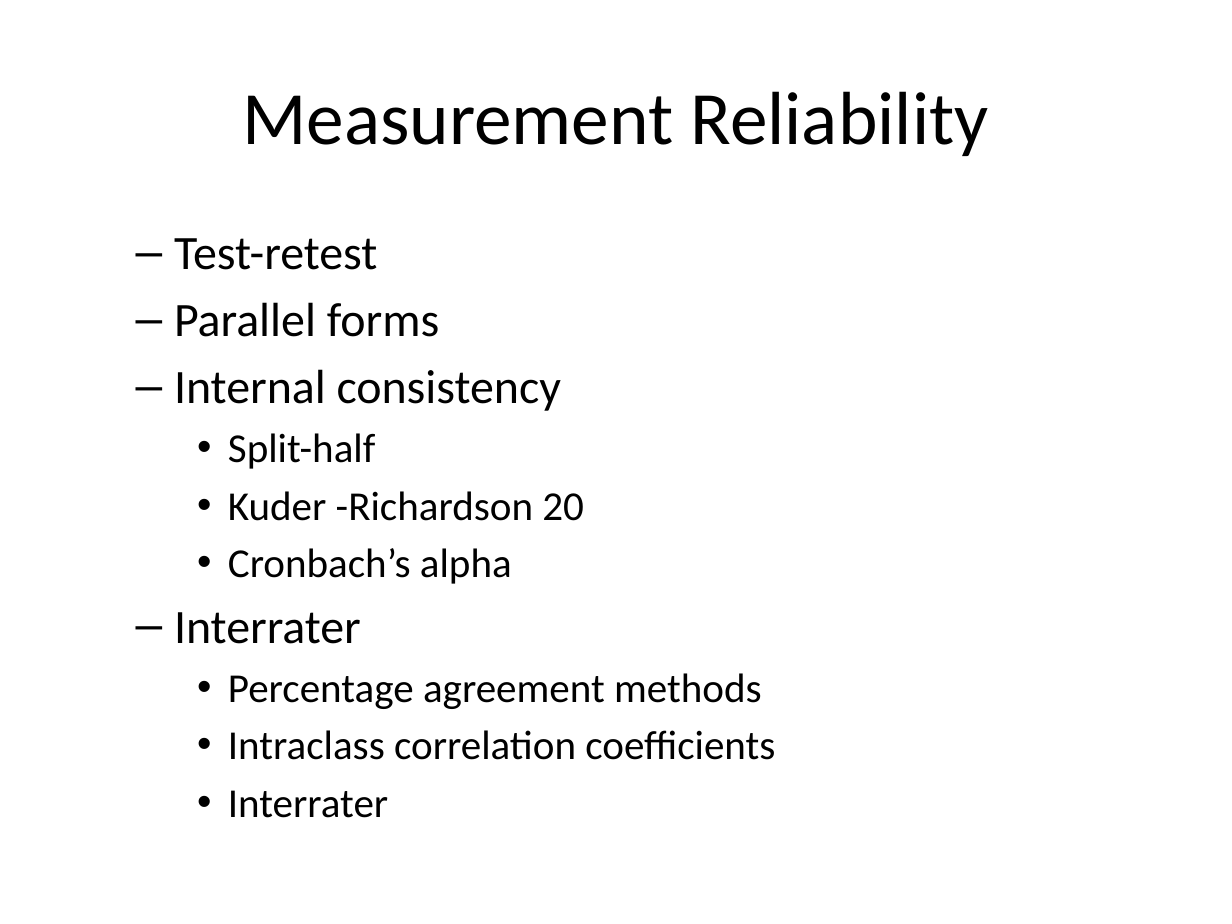
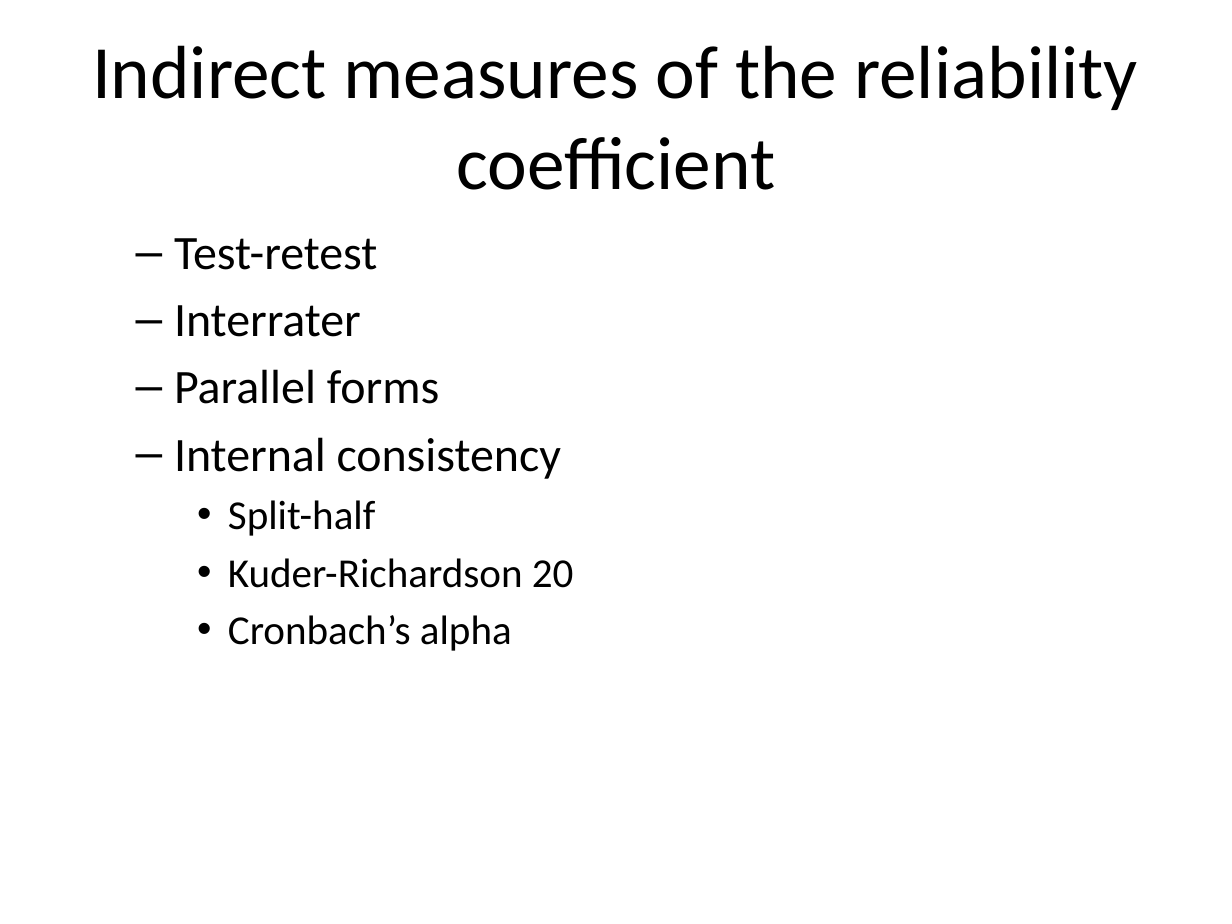
Before and after one commit to classes-medb/5510, a slide deck: slide 10 of doc/video-09-validity.pptx (slide 16 before the commit). Drawn at 1232x924 pixels with LibreOffice and Linux fonts; fonts in the diff are those of the drawing. Boxes give left, top, right and bottom in pixels: in the first picture for what was removed or moved away, otherwise in the second. Text is boxed around its words. In the diff, an @@ line names an element or a change of style, - is before the commit and + after.

```diff
--- a/doc/video-09-validity.pptx
+++ b/doc/video-09-validity.pptx
@@ title at box(92, 45, 1138, 190): text changed @@
-Measurement Reliability
+Indirect measures of the reliability coefficient
@@ text at box(174, 305, 361, 337): paragraph added @@
+  – Interrater
@@ text at box(228, 558, 574, 588): spaces changed @@
-    • Kuder -Richardson 20
+    • Kuder-Richardson 20
@@ text at box(174, 612, 775, 818): paragraphs removed @@
-  – Interrater
-    • Percentage agreement methods
-    • Intraclass correlation coefficients
-    • Interrater
```
Also in this commit, not shown: 13 other slides changed, 14 slides added, 42 slides removed, 7 other files.
